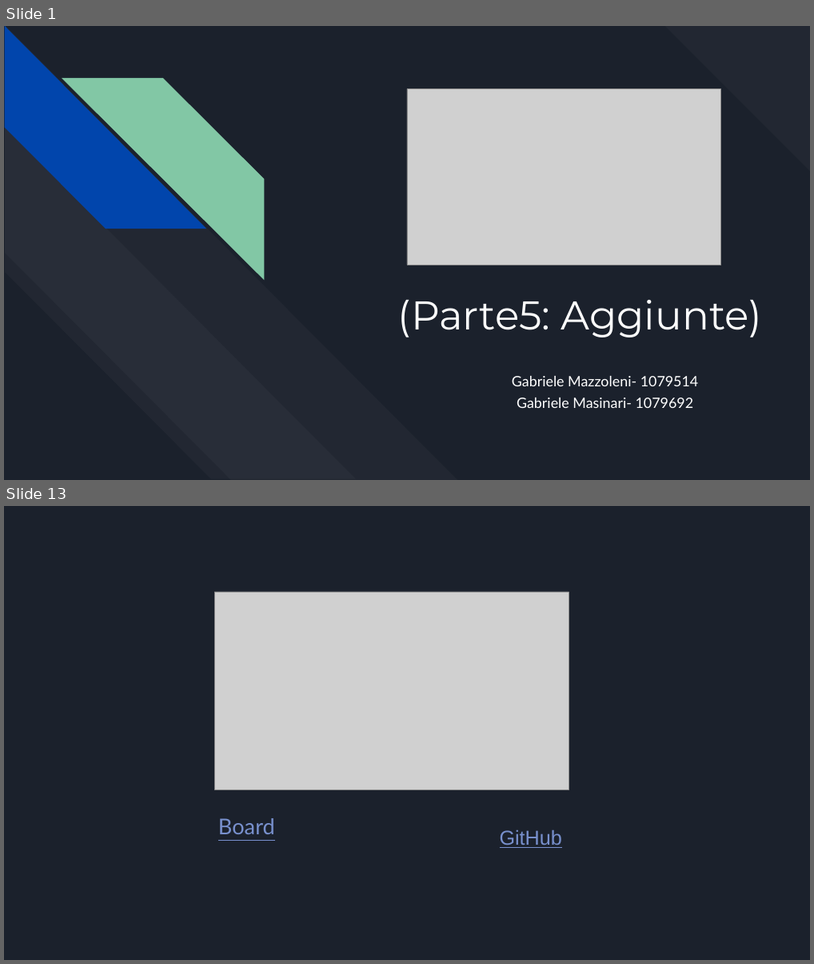
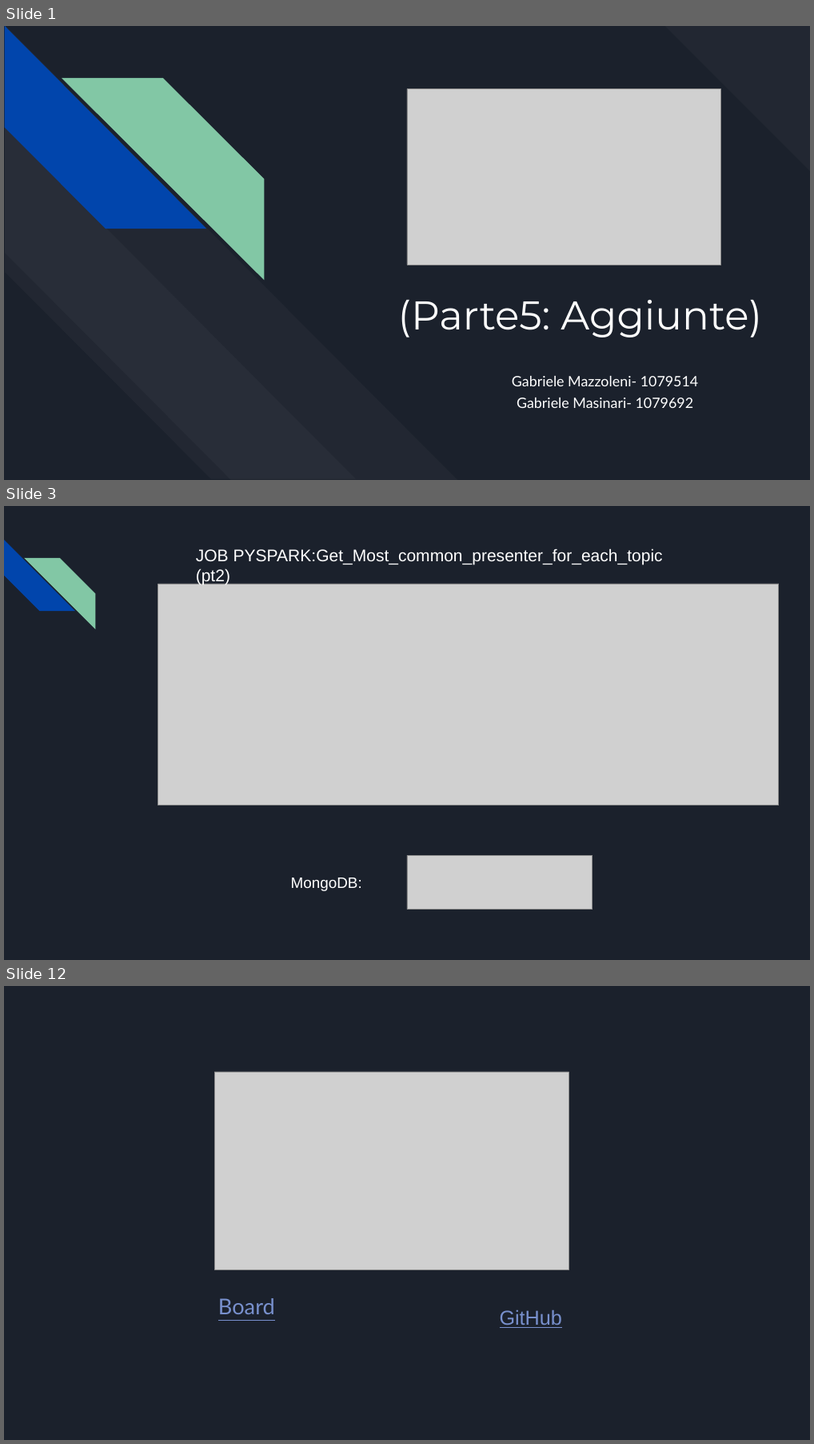
Before and after one commit to Gabriele-Mazzoleni/Progetti_Tec_Cloud_Mobile_2024, a slide deck: Parte 5/Presentazione TedxTok(parte 5).pptx. Shown one above the other, each under a label of ours: slides 1 and 13 before the commit, slides 1, 3 and 12 after it; the slides between them are not shown. The pictures are 814x964 and 814x1444 pixels, drawn with LibreOffice and Linux fonts; fonts in the diff are those of the drawing; grey boxes stand for pictures. Boxes give left, top, right and bottom in pixels: in the first picture for what was removed or moved away, otherwise in the second. Text is boxed around its words. In the diff, an @@ line names an element or a change of style, - is before the commit and + after.

```diff
--- a/Parte 5/Presentazione TedxTok(parte 5).pptx
+++ b/Parte 5/Presentazione TedxTok(parte 5).pptx
@@ slide 3 added at box(4, 506, 810, 960), background #1B212C @@
@@ diag stripe added at box(4, 540, 75, 612), fill #0145AC @@
@@ text added at box(196, 548, 663, 584), 20 pt, text #FFFFFF @@
+JOB PYSPARK:Get_Most_common_presenter_for_each_topic (pt2)
@@ diag stripe added at box(24, 558, 95, 629), fill #82C7A5 @@
@@ picture added at box(158, 584, 779, 805) @@
@@ picture added at box(407, 855, 594, 909) @@
@@ text added at box(291, 877, 362, 891), 18 pt, text #FFFFFF @@
+MongoDB:
@@ what was slide 13 is now slide 12 @@
```
Also in this commit, not shown: 3 slides changed, 6 other slides added, 8 slides removed.
